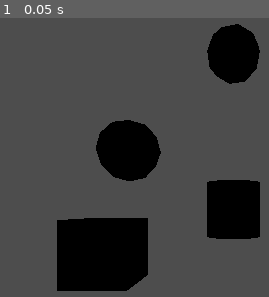
Above: before the commit, frame 1.
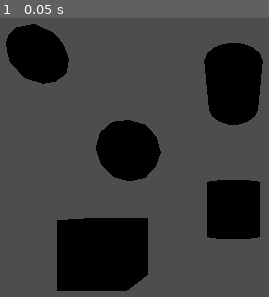
Above: after the commit, the same moment.

Repository: untamedrealms/gltf-hot-reloading
Game: Godot game, scene res://Tester.tscn
Two runs of this game, one before a commit and one after it. Both use one fixed random seed, a clock stepped at 60 frames per second and the inputs below.
Inputs:
- Up to frame 1 (0.05 s): no input

The runs differ from the first frame. In frame 1, 7.9% of the frame differs, in the area x 2-98%, y 2-39%.

Commit message:
Fixed some testing mismatches!

Diff:
--- a/Tester.tscn
+++ b/Tester.tscn
@@ -9,7 +9,7 @@
 
 [node name="SceneReloader" type="Node" parent="." node_paths=PackedStringArray("target_nodes")]
 script = ExtResource("2_1qk5d")
-target_nodes = [null]
+target_nodes = [NodePath("../TestBlenderImported")]
 file = "C:/Users/carlo/OneDrive/Documentos/GLTF Reloader/TestBlenderImported.glb"
 
 [node name="Camera3D" type="Camera3D" parent="."]
Binary file changed: TestBlenderImported.glb
Not shown, changed: addons/gltf_hot_reloader/SceneReloader.gd
